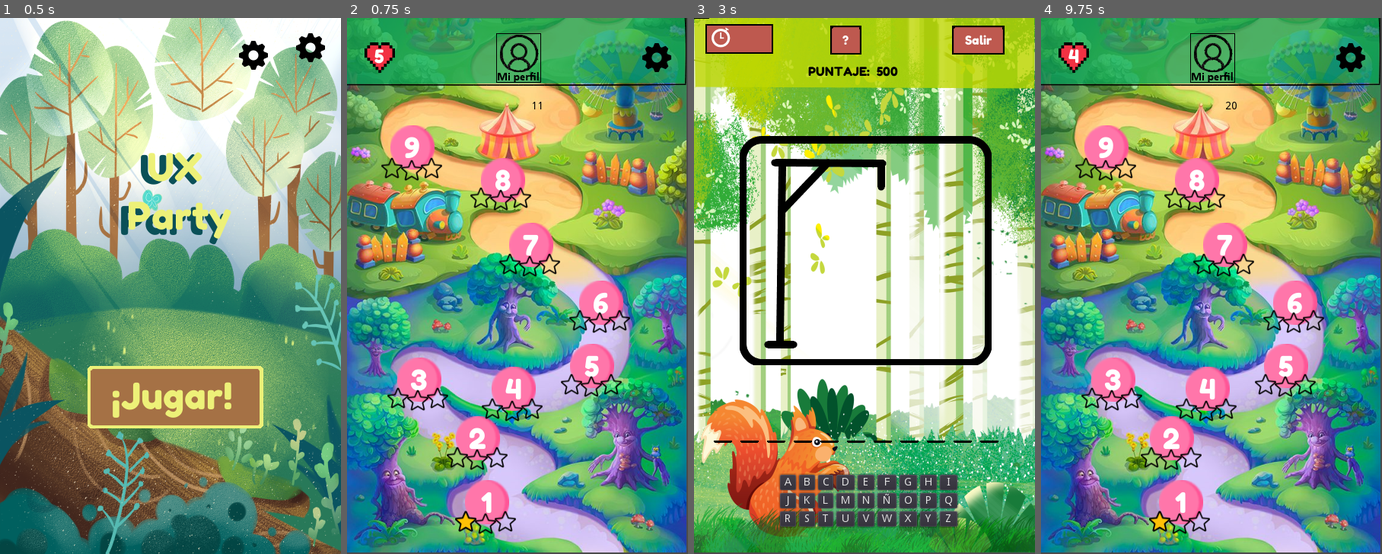
Above: before the commit, frames 1-4 (left to right).
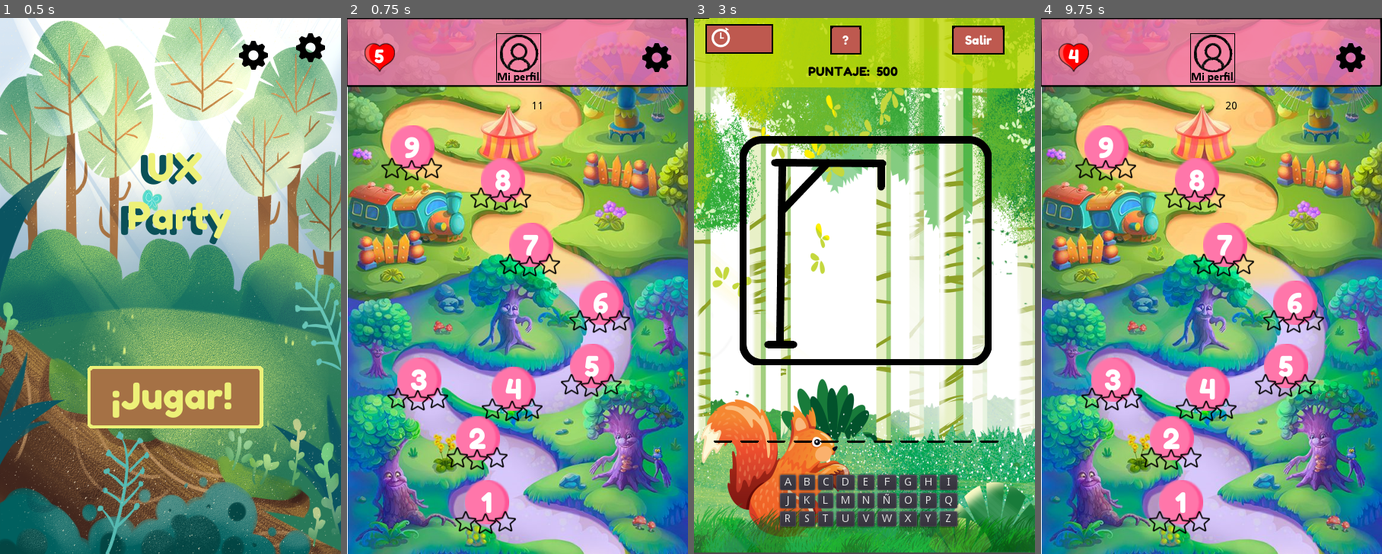
Above: after the commit, the same moments.

Repository: alexiaCat/Ux-Party
Game: Godot game, scene res://main/Main.tscn
The game is run twice, just before and just after one commit, with the same random seed, the same clock (stepped at 60 frames per second) and the same inputs.
Inputs (mouse positions are in pixels of both pictures, inside the frame that each line leads up to):
- Up to frame 1 (0.5 s): no input
- Up to frame 2 (0.75 s): click "¡Jugar!" at 0.5 s
- Up to frame 3 (3 s): click "5" at 1.25 s; click (864, 55) at 2 s; click "1" at 2.75 s
- Up to frame 4 (9.75 s): click "A" at 3.5 s; click "J" at 4.25 s; click "R" at 5 s; click "B" at 5.75 s; click "K" at 6.5 s; click "S" at 7.25 s; click "C" at 8 s; click "L" at 8.75 s; click "T" at 9.5 s

Frame 1 is identical in both runs. In frame 2, 36% of the frame differs, in the area x 0-100%, y 0-100%; in frame 3, nothing differs; in frame 4, 36%.

Commit message:
estrellas por puntos ok

Diff:
--- a/gamehandler.gd
+++ b/gamehandler.gd
@@ -9,15 +9,15 @@
 var puntajeglobal = 0
 var turno = true
 # para probar que funcionan las estrellas
-var pnivel1 = 200
-var pnivel2 = 500
-var pnivel3 = 390
-var pnivel4
-var pnivel5
-var pnivel6
-var pnivel7
-var pnivel8
-var pnivel9
+var pnivel1 = 0
+var pnivel2 = 0
+var pnivel3 = 0
+var pnivel4 = 0
+var pnivel5 = 0
+var pnivel6 = 0
+var pnivel7 = 0
+var pnivel8 = 0
+var pnivel9 = 0
 var puntos = 0
 #puntaje inicial de los minijuegos
 const puntajeahorcado = 500
--- a/main_map/Main_scene.gd
+++ b/main_map/Main_scene.gd
@@ -6,23 +6,147 @@
 func _ready():
 	Gamehandler.update_vidas()
 	Gamehandler.recharge_life()
-	paint_stars()
-
-func paint_stars():
-	if (Gamehandler.pnivel1 >= 200):
+	pintarestrellasmapa()
+
+
+func pintarestrellasmapa():
+	paint_starslvl1()
+	paint_starslvl2()
+	paint_starslvl3()
+	paint_starslvl4()
+	paint_starslvl5()
+	paint_starslvl6()
+	paint_starslvl7()
+	paint_starslvl8()
+	paint_starslvl9()
+
+#1, 4 y 7 ahorcado
+func paint_starslvl1():
+	if (Gamehandler.pnivel1 > 224 && Gamehandler.pnivel1 < 389):
 		print("pinta 1 sola estrella")
 		$mapa_star/estrellas/uno/star1.show()
-	elif(Gamehandler.pnivel1 >= 300):
+	elif(Gamehandler.pnivel1 > 389 && Gamehandler.pnivel1 < 499):
 		print("pinta 2 estrellas")
 		$mapa_star/estrellas/uno/star1.show()
 		$mapa_star/estrellas/dos/star2.show()
-	elif(Gamehandler.pnivel1 >= 500):
+	elif(Gamehandler.pnivel1 == 500):
 		print("pinta 3 estrellas")
 		$mapa_star/estrellas/uno/star1.show()
 		$mapa_star/estrellas/dos/star2.show()
-		$mapa_star/estrellas/dos/star3.show()
-	else:
-		print("nada")
+		$mapa_star/estrellas/tres/start3.show()
+
+func paint_starslvl2():
+	if (Gamehandler.pnivel2 > 199 && Gamehandler.pnivel2 < 299):
+		print("pinta 1 sola estrella")
+		$mapa_star/estrellas2/uno/star1.show()
+	elif(Gamehandler.pnivel2 > 299 && Gamehandler.pnivel2 < 499):
+		print("pinta 2 estrellas")
+		$mapa_star/estrellas2/uno/star1.show()
+		$mapa_star/estrellas2/dos/star2.show()
+	elif(Gamehandler.pnivel2 == 500):
+		print("pinta 3 estrellas")
+		$mapa_star/estrellas2/uno/star1.show()
+		$mapa_star/estrellas2/dos/star2.show()
+		$mapa_star/estrellas2/tres/start3.show()
+
+func paint_starslvl3():
+	if (Gamehandler.pnivel3 > 199 && Gamehandler.pnivel3 < 299):
+		print("pinta 1 sola estrella")
+		$mapa_star/estrellas3/uno/star1.show()
+	elif(Gamehandler.pnivel3 > 299 && Gamehandler.pnivel3 < 499):
+		print("pinta 2 estrellas")
+		$mapa_star/estrellas3/uno/star1.show()
+		$mapa_star/estrellas3/dos/star2.show()
+	elif(Gamehandler.pnivel3 == 500):
+		print("pinta 3 estrellas")
+		$mapa_star/estrellas3/uno/star1.show()
+		$mapa_star/estrellas3/dos/star2.show()
+		$mapa_star/estrellas3/tres/start3.show()
+
+func paint_starslvl4():
+	if (Gamehandler.pnivel4 > 224 && Gamehandler.pnivel4 < 389):
+		print("pinta 1 sola estrella")
+		$mapa_star/estrellas4/uno/star1.show()
+	elif(Gamehandler.pnivel4 > 389 && Gamehandler.pnivel4 < 499):
+		print("pinta 2 estrellas")
+		$mapa_star/estrellas4/uno/star1.show()
+		$mapa_star/estrellas4/dos/star2.show()
+	elif(Gamehandler.pnivel4 == 500):
+		print("pinta 3 estrellas")
+		$mapa_star/estrellas4/uno/star1.show()
+		$mapa_star/estrellas4/dos/star2.show()
+		$mapa_star/estrellas4/tres/start3.show()
+
+func paint_starslvl5():
+	if (Gamehandler.pnivel5 > 199 && Gamehandler.pnivel5 < 299):
+		print("pinta 1 sola estrella")
+		$mapa_star/estrellas5/uno/star1.show()
+	elif(Gamehandler.pnivel5 > 299 && Gamehandler.pnivel5 < 499):
+		print("pinta 2 estrellas")
+		$mapa_star/estrellas5/uno/star1.show()
+		$mapa_star/estrellas5/dos/star2.show()
+	elif(Gamehandler.pnivel5 == 500):
+		print("pinta 3 estrellas")
+		$mapa_star/estrellas5/uno/star1.show()
+		$mapa_star/estrellas5/dos/star2.show()
+		$mapa_star/estrellas5/tres/start3.show()
+
+func paint_starslvl6():
+	if (Gamehandler.pnivel6 > 199 && Gamehandler.pnivel6 < 299):
+		print("pinta 1 sola estrella")
+		$mapa_star/estrellas6/uno/star1.show()
+	elif(Gamehandler.pnivel6 > 299 && Gamehandler.pnivel6 < 499):
+		print("pinta 2 estrellas")
+		$mapa_star/estrellas6/uno/star1.show()
+		$mapa_star/estrellas6/dos/star2.show()
+	elif(Gamehandler.pnivel6 == 500):
+		print("pinta 3 estrellas")
+		$mapa_star/estrellas6/uno/star1.show()
+		$mapa_star/estrellas6/dos/star2.show()
+		$mapa_star/estrellas6/tres/start3.show()
+
+func paint_starslvl7():
+	if (Gamehandler.pnivel7 > 224 && Gamehandler.pnivel7 < 389):
+		print("pinta 1 sola estrella")
+		$mapa_star/estrellas7/uno/star1.show()
+	elif(Gamehandler.pnivel7 > 389 && Gamehandler.pnivel7 < 499):
+		print("pinta 2 estrellas")
+		$mapa_star/estrellas7/uno/star1.show()
+		$mapa_star/estrellas7/dos/star2.show()
+	elif(Gamehandler.pnivel7 == 500):
+		print("pinta 3 estrellas")
+		$mapa_star/estrellas7/uno/star1.show()
+		$mapa_star/estrellas7/dos/star2.show()
+		$mapa_star/estrellas7/tres/start3.show()
+
+func paint_starslvl8():
+	if (Gamehandler.pnivel8 > 199 && Gamehandler.pnivel8 < 299):
+		print("pinta 1 sola estrella")
+		$mapa_star/estrellas8/uno/star1.show()
+	elif(Gamehandler.pnivel8 > 299 && Gamehandler.pnivel8 < 499):
+		print("pinta 2 estrellas")
+		$mapa_star/estrellas8/uno/star1.show()
+		$mapa_star/estrellas8/dos/star2.show()
+	elif(Gamehandler.pnivel8 == 500):
+		print("pinta 3 estrellas")
+		$mapa_star/estrellas8/uno/star1.show()
+		$mapa_star/estrellas8/dos/star2.show()
+		$mapa_star/estrellas8/tres/start3.show()
+
+func paint_starslvl9():
+	if (Gamehandler.pnivel9 > 199 && Gamehandler.pnivel9 < 299):
+		print("pinta 1 sola estrella")
+		$mapa_star/estrellas9/uno/star1.show()
+	elif(Gamehandler.pnivel9 > 299 && Gamehandler.pnivel9 < 499):
+		print("pinta 2 estrellas")
+		$mapa_star/estrellas9/uno/star1.show()
+		$mapa_star/estrellas9/dos/star2.show()
+	elif(Gamehandler.pnivel9 == 500):
+		print("pinta 3 estrellas")
+		$mapa_star/estrellas9/uno/star1.show()
+		$mapa_star/estrellas9/dos/star2.show()
+		$mapa_star/estrellas9/tres/start3.show()
+
 
 func _on_Level1_pressed():
 	if(Gamehandler.vidas_jugador > 0):
--- a/main_map/Main_scene.tscn
+++ b/main_map/Main_scene.tscn
@@ -6,7 +6,7 @@
 [ext_resource path="res://main_map/level_normal.png" type="Texture" id=4]
 [ext_resource path="res://main_map/level_pressed.png" type="Texture" id=5]
 [ext_resource path="res://assets/fonts/fontparamapa.tres" type="DynamicFont" id=6]
-[ext_resource path="res://mapa_star.tscn" type="PackedScene" id=7]
+[ext_resource path="res://stars/mapa_star.tscn" type="PackedScene" id=7]
 
 [node name="Main_scene" type="Node2D"]
 script = ExtResource( 3 )
--- a/project.godot
+++ b/project.godot
@@ -24,7 +24,6 @@
 window/size/height=704
 window/handheld/orientation="portrait"
 window/stretch/mode="2d"
-window/stretch/aspect="expand"
 
 [input]
 
--- a/pruebastars.tscn
+++ b/pruebastars.tscn
@@ -1,10 +1,12 @@
 [gd_scene load_steps=2 format=2]
 
-[ext_resource path="res://stars/prueba.PNG" type="Texture" id=1]
+[sub_resource type="StreamTexture" id=1]
+flags = 4
+load_path = "res://.import/prueba.PNG-1d7cd553538be47685dc610f4faf03ba.stex"
 
 [node name="pruebastars" type="Node2D"]
 
 [node name="TextureRect" type="TextureRect" parent="."]
 margin_right = 40.0
 margin_bottom = 40.0
-texture = ExtResource( 1 )
+texture = SubResource( 1 )
Binary file changed: barra inicio mapa/heart.png
Binary file changed: main_map/maps.png
Renamed: mapa_star.tscn -> stars/mapa_star.tscn
Binary file removed: stars/prueba.PNG
Not shown, removed: stars/prueba.PNG.import
